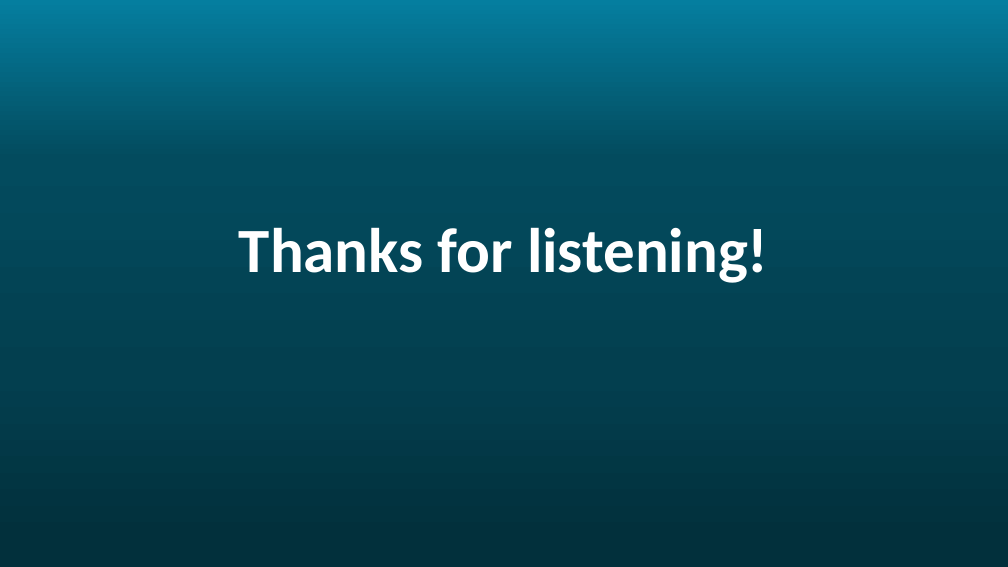
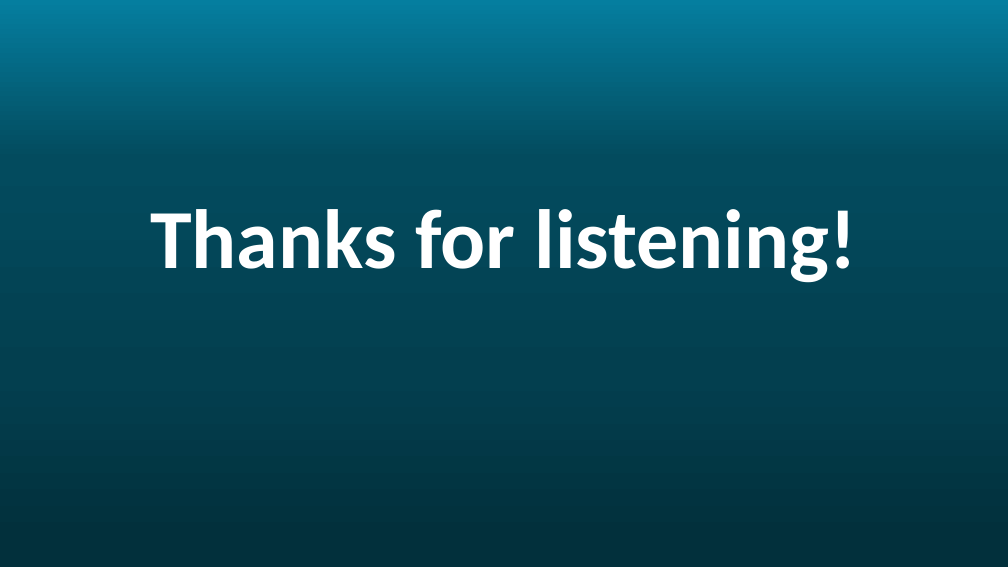
Before and after one commit to Rotem-and-Noam/Ada-STFT, a slide deck: slide 18 of images/AdaSTFT.pptx. Drawn at 1008x567 pixels with LibreOffice and Linux fonts; fonts in the diff are those of the drawing; background and template pictures are left out. Boxes give left, top, right and bottom in pixels: in the first picture for what was removed or moved away, otherwise in the second. Text is boxed around its words. In the diff, an @@ line names an element or a change of style, - is before the commit and + after.

```diff
--- a/images/AdaSTFT.pptx
+++ b/images/AdaSTFT.pptx
@@ title "Thanks for listening!" at [150, 209, 857, 283]: size 60 to 80 pt @@
```
Also in this commit, not shown: 1 other slide changed.
